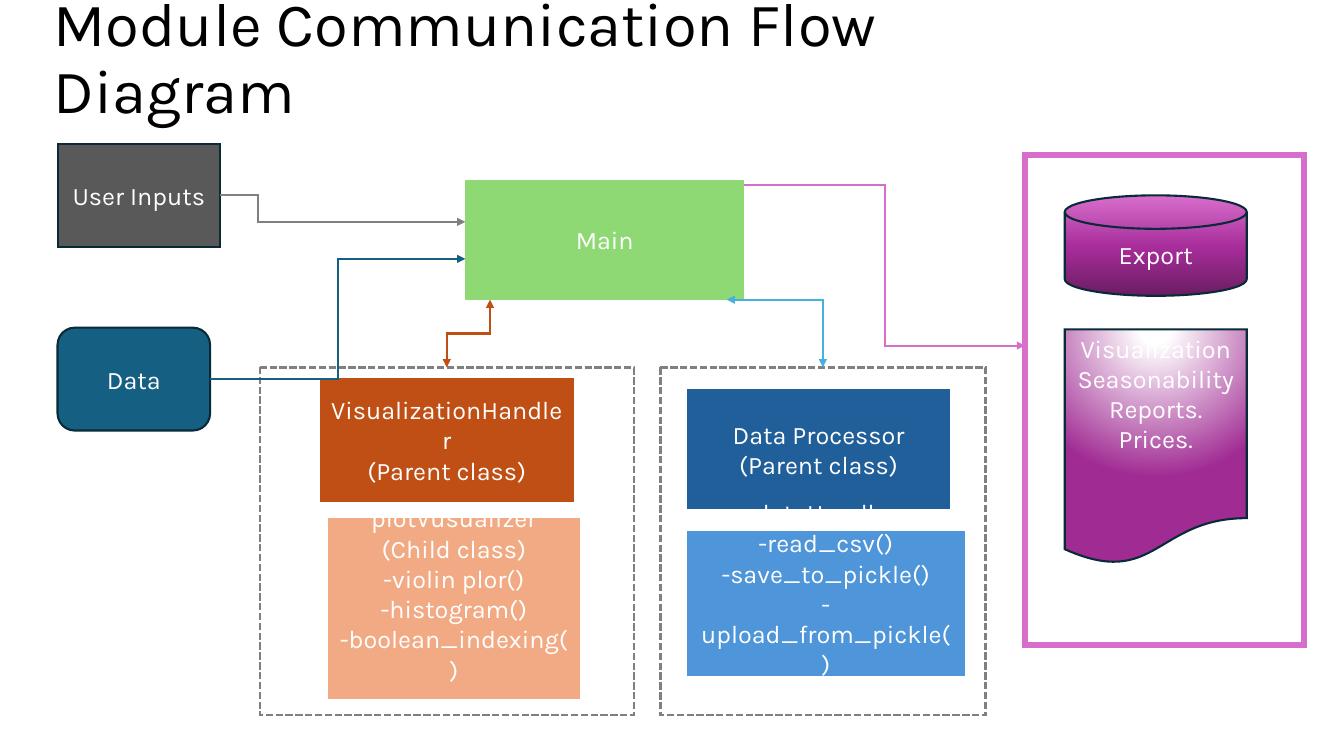
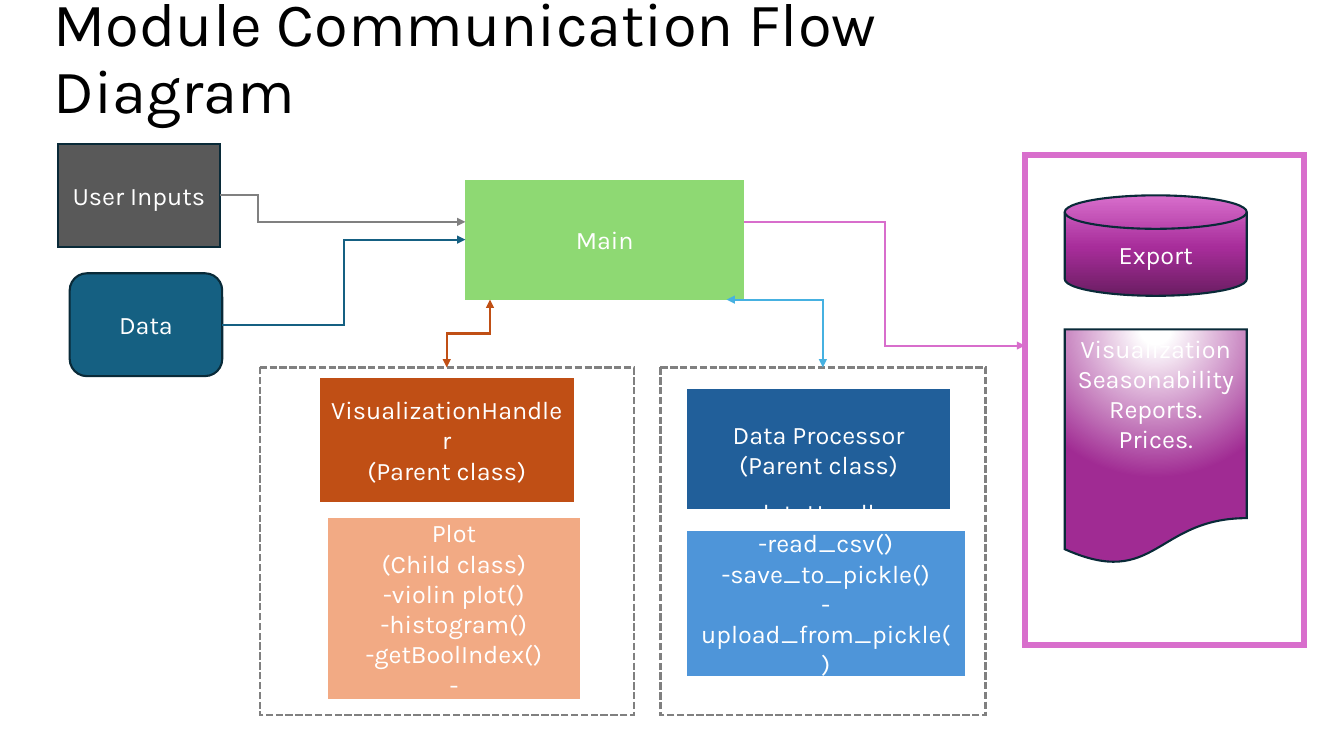
Before and after one commit to adamrodi/CS340_S25_Leo, a slide deck: slide 4 of Doc/PA1_Report_340.pptx. Drawn at 1344x756 pixels with LibreOffice and Linux fonts; fonts in the diff are those of the drawing. Boxes give left, top, right and bottom in pixels: in the first picture for what was removed or moved away, otherwise in the second. Text is boxed around its words. In the diff, an @@ line names an element or a change of style, - is before the commit and + after.

Commit message:
update module outlines

```diff
--- a/Doc/PA1_Report_340.pptx
+++ b/Doc/PA1_Report_340.pptx
@@ elbow arrow moved from (744, 186) - (1025, 346) to (744, 222) - (1025, 346) @@
@@ elbow arrow moved from (210, 379) - (466, 259) to (223, 325) - (466, 240) @@
@@ rounded rectangle "Data": place and size @@
-rounded rectangle "Data" at [57,328,210,431]
+rounded rectangle "Data" at [70,273,222,376]
@@ text in rectangle at [366,525,542,669]: text changed @@
-plotVusualizer
-(Child class)
--violin plor()
--histogram()
--boolean_indexing()
+Plot
+(Child class)
+-violin plot()
+-histogram()
+-getBoolIndex()
```
Also in this commit, not shown: 4 other files.
